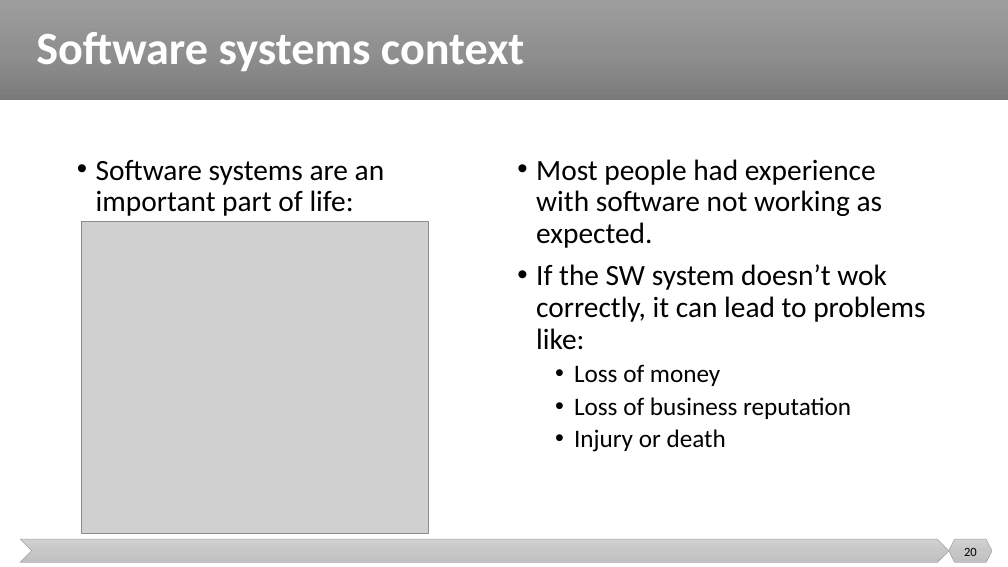
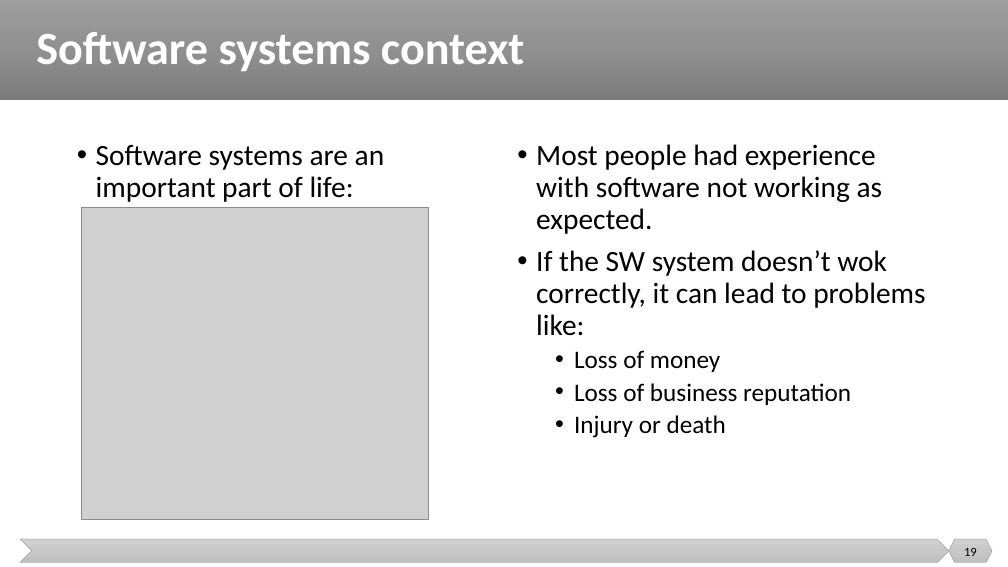
Before and after one commit to malenezi/malenezi, a slide deck: slide 19 of SE401/Lectures/1-Introduction/Introduction.pptx (slide 20 before the commit). Drawn at 1008x567 pixels with LibreOffice and Linux fonts; fonts in the diff are those of the drawing; grey boxes stand for pictures. Boxes give left, top, right and bottom in pixels: in the first picture for what was removed or moved away, otherwise in the second. Text is boxed around its words. In the diff, an @@ line names an element or a change of style, - is before the commit and + after.

```diff
--- a/SE401/Lectures/1-Introduction/Introduction.pptx
+++ b/SE401/Lectures/1-Introduction/Introduction.pptx
@@ 2 texts, 1 picture: place and size @@
-2 texts, 1 picture at [81, 159, 925, 534]
+2 texts, 1 picture at [81, 144, 925, 520]
@@ page number at [964, 548, 977, 556]: text changed @@
-20
+19
```
Also in this commit, not shown: 7 other slides changed, 1 slide removed.
